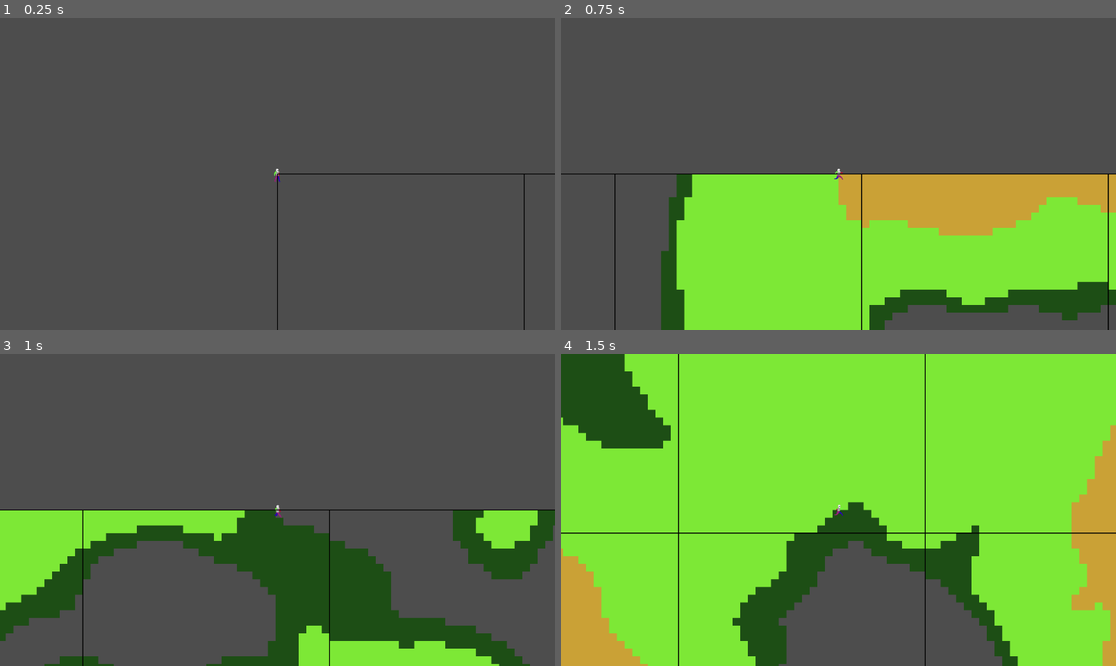
Above: before the commit, frames 1-4 (two rows, left to right).
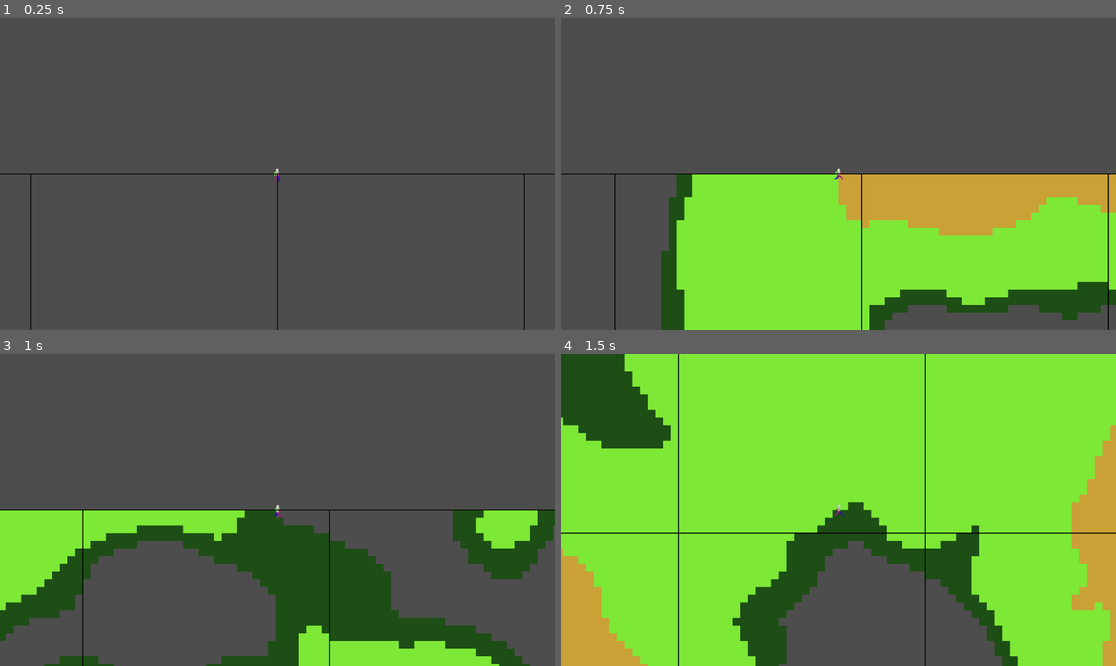
Above: after the commit, the same moments.

Repository: FutureQueenBee/game
Game: Godot game, scene res://WorldRoot.tscn
The game is run twice, just before and just after one commit, with the same random seed, the same clock (stepped at 60 frames per second) and the same inputs.
Inputs (mouse positions are in pixels of both pictures, inside the frame that each line leads up to):
- Up to frame 1 (0.25 s): no input
- Up to frame 2 (0.75 s): tap Enter at 0.5 s; move the mouse to (960, 158) at 0.52 s; hold Right (ui_right) from 0.53 s (still down); click (960, 158) at 0.67 s
- Up to frame 3 (1 s): keep holding Right (ui_right)
- Up to frame 4 (1.5 s): move the mouse to (727, 525) at 1.27 s; release Right (ui_right) at 1.28 s; hold Down (ui_down) from 1.28 s (still down)

The runs differ from the first frame. In frame 1, 0.2% of the frame differs, in the area x 0-50%, y 49-100%; in frame 2, nothing differs; in frame 3, nothing differs; in frame 4, nothing differs.
Error in both runs: Invalid call. Nonexistent function 'get_tile_preview_mode' in base 'Node2D (DebugOverlay.gd)'. (res://scripts/DebugLabel.gd:37)

Commit message:
Fix: Update DebugOverlay for 15-tile biome system and sync wrapping visuals

Diff:
--- a/scripts/DebugOverlay.gd
+++ b/scripts/DebugOverlay.gd
@@ -38,13 +38,14 @@
 		var chunk = world_manager.world[chunk_coord]
 		var tiles = chunk["tiles"]
 
+		# Calculate visual wrap position (sync with ChunkRenderer shortest-path)
 		var player_chunk = world_manager.world_to_chunk(player.global_position)
 		var dx = chunk_coord.x - player_chunk.x
 		var world_width_chunks = world_manager.WORLD_WIDTH_TILES / chunk_size
 		dx = posmod(dx + int(world_width_chunks / 2), world_width_chunks) - int(world_width_chunks / 2)
 
 		var base_x = (player_chunk.x + dx) * chunk_world_size
-		var base_y = chunk_coord.y * chunk_world_size
+		var base_y = int(chunk_coord.y) * chunk_world_size
 
 		for x in range(chunk_size):
 			for y in range(chunk_size):
@@ -86,5 +87,9 @@
 func draw_chunk_borders() -> void:
 	var chunk_world_size = world_manager.CHUNK_SIZE * world_manager.TILE_SIZE
 	for chunk_coord in world_manager.world.keys():
-		var world_pos = Vector2(chunk_coord.x * chunk_world_size, chunk_coord.y * chunk_world_size)
+		var player_chunk = world_manager.world_to_chunk(player.global_position)
+		var dx = chunk_coord.x - player_chunk.x
+		var world_width_chunks = world_manager.WORLD_WIDTH_TILES / world_manager.CHUNK_SIZE
+		dx = posmod(dx + int(world_width_chunks / 2), world_width_chunks) - int(world_width_chunks / 2)
+		var world_pos = Vector2((player_chunk.x + dx) * chunk_world_size, chunk_coord.y * chunk_world_size)
 		draw_rect(Rect2(world_pos, Vector2(chunk_world_size, chunk_world_size)), Color(0,0,0,1), false, 2)
